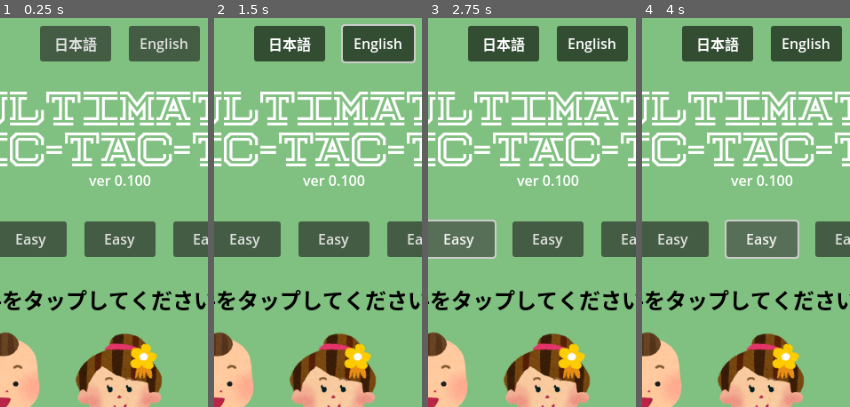
Above: before the commit, frames 1-4 (left to right).
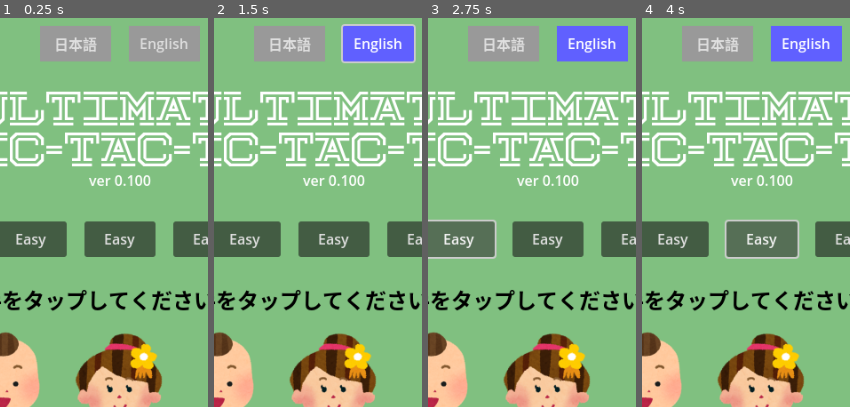
Above: after the commit, the same moments.

Repository: vivisuke/UltimateTicTacToe
Game: Godot game, scene res://top_scene.tscn
Two runs of this game, one before a commit and one after it. Both use one fixed random seed, a clock stepped at 60 frames per second and the inputs below.
Inputs:
- Up to frame 1 (0.25 s): no input
- Up to frame 2 (1.5 s): click "日本語" at 0.5 s; click "English" at 1.25 s
- Up to frame 3 (2.75 s): click "Easy" at 2 s
- Up to frame 4 (4 s): click "Easy" at 2.75 s; click "Easy" at 3.5 s
The pictures show only the part of the screen within x 22-72%, y 0-50%; the shares and areas given below are measured in that part.

The runs differ from the first frame. In frame 1, 5.9% of the frame differs, in the area x 19-97%, y 2-12%; in frame 2, 6.1%; in frame 3, 6.1%; in frame 4, 6.1%.

Commit message:
0020 ◎ C 10/12 10/12 0.100│ToDo│「日本語」「English」：排他的に

Diff:
--- a/UltimateTicTacToe/scripts/top_scene.gd
+++ b/UltimateTicTacToe/scripts/top_scene.gd
@@ -93,3 +93,13 @@
 	on_opp_button_pressed(7)
 func _on_texture_button_33_pressed():
 	on_opp_button_pressed(8)
+
+
+func _on_jp_button_toggled(button_pressed):
+	$HBCLang/EnButton.set_pressed_no_signal(!button_pressed)
+	pass # Replace with function body.
+
+
+func _on_en_button_toggled(button_pressed):
+	$HBCLang/JpButton.set_pressed_no_signal(!button_pressed)
+	pass # Replace with function body.
--- a/UltimateTicTacToe/top_scene.tscn
+++ b/UltimateTicTacToe/top_scene.tscn
@@ -20,6 +20,16 @@
 [ext_resource type="Texture2D" uid="uid://crfdylxmxpnnn" path="res://images/einstein-shadow.png" id="15_jgpj1"]
 [ext_resource type="Texture2D" uid="uid://cj360jxplagsv" path="res://images/akutagawa-shadow.png" id="17_cb8o2"]
 
+[sub_resource type="StyleBoxFlat" id="StyleBoxFlat_am7c1"]
+
+[sub_resource type="StyleBoxFlat" id="StyleBoxFlat_j50m8"]
+bg_color = Color(0.376471, 0.376471, 1, 1)
+
+[sub_resource type="StyleBoxFlat" id="StyleBoxFlat_raa71"]
+
+[sub_resource type="StyleBoxFlat" id="StyleBoxFlat_333im"]
+bg_color = Color(0.376471, 0.376471, 1, 1)
+
 [sub_resource type="StyleBoxFlat" id="StyleBoxFlat_ae8hs"]
 bg_color = Color(1, 1, 1, 0)
 draw_center = false
@@ -43,12 +53,16 @@
 [node name="JpButton" type="Button" parent="HBCLang"]
 custom_minimum_size = Vector2(80, 0)
 layout_mode = 2
+theme_override_styles/normal = SubResource("StyleBoxFlat_am7c1")
+theme_override_styles/pressed = SubResource("StyleBoxFlat_j50m8")
 toggle_mode = true
 text = "日本語"
 
 [node name="EnButton" type="Button" parent="HBCLang"]
 custom_minimum_size = Vector2(80, 0)
 layout_mode = 2
+theme_override_styles/normal = SubResource("StyleBoxFlat_raa71")
+theme_override_styles/pressed = SubResource("StyleBoxFlat_333im")
 toggle_mode = true
 text = "English"
 
@@ -180,6 +194,8 @@
 
 [node name="AcceptDialog" type="AcceptDialog" parent="."]
 
+[connection signal="toggled" from="HBCLang/JpButton" to="." method="_on_jp_button_toggled"]
+[connection signal="toggled" from="HBCLang/EnButton" to="." method="_on_en_button_toggled"]
 [connection signal="pressed" from="HBC1/TextureButton11" to="." method="_on_texture_button_11_pressed"]
 [connection signal="pressed" from="HBC1/TextureButton12" to="." method="_on_texture_button_12_pressed"]
 [connection signal="pressed" from="HBC1/TextureButton13" to="." method="_on_texture_button_13_pressed"]
Not shown: 1 places in UltimateTicTacToe/top_scene.tscn that only renumber resources
Not shown, changed: UltimateTicTacToe.spr
